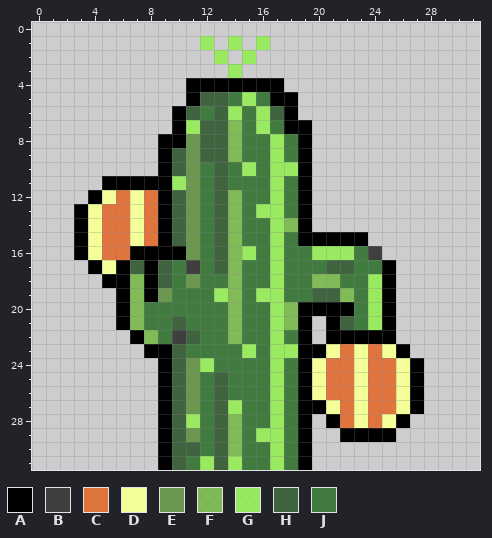
Two states of a pixel-art sprite, Assets/Sprites/CactusPlant/cactusup3.png. Above is the file before it was changed.
The file is 32x32 pixels.
Palette (. is transparent): A #000000  B #3f3f3f  C #df743f  D #f4ff99  E #5f903fe0  F #71b73fd4  G #8af33fc4  H #40643f  J #417b3f
Now the later version:
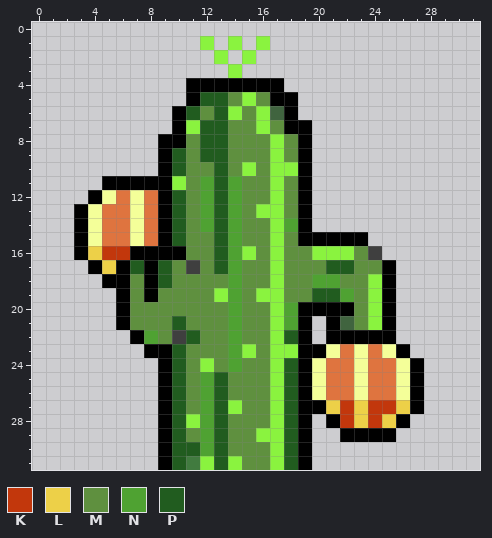
Colours new in this view: K #c2370c  L #edd048  M #5f903f  N #4fa232  P #215c1f
Diff:
@@ palette @@
-G #8af33fc4
+G #8af33f
@@ x 0..31 @@
  4 ...........AAAAAAA..............
- 5 ...........AHHJGJAA.............
- 6 ..........AHJHGJGHA.............
- 7 ..........AGHHFJGJAA............
- 8 .........AAEHHFJJGJA............
- 9 .........AHEHHFJJGJA............
-10 .........AHEJHJGJGGA............
-11 .....AAAAAGEJHJJJGJA............
-12 ....ADCDCAHEJHFJJGJA............
-13 ...ADCCDCAHEJHFJGGJA............
-14 ...ADCCDCAHEJHFJJGFA............
-15 ...ADCCDCAHEJHFJJGJAAAAA........
-16 ...ADCCAAAAEJHFGJGJJGGGJB.......
-17 ....ADAHAHJBJHFJJGJJJHHJJA......
-18 .....AAFAHJEJJFJJGJJFFJJGA......
-19 ......AFAEJJJGFJGGJJHHFJGA......
-20 ......AFJJJJJJFJJGFAAAAJGA......
-21 ......AFJJHJJJFJJGFA.AHJGA......
-22 .......AFJBHJJFJJGJA.AAAAA......
-23 ........AAHJJJJGJGGAADCDCDA.....
-24 .........AHEGJJJJGJADCCDCCDA....
-25 .........AHEJHJJJGJADCCDCCDA....
-26 .........AHEJHJJJGJADCCDCCDA....
-27 .........AHEJHGJJGJAADCDCCDA....
-28 .........AHGJHFJJGJA.ACDCDA.....
-29 .........AHEJHFJGGJA..AAAA......
-30 .........AHHJHFJJGJA............
-31 .........AHJGHGJJGJA............
+ 5 ...........APPMGMAA.............
+ 6 ..........APMPGMGHA.............
+ 7 ..........AGPPMMGMAA............
+ 8 .........AAMPPMMMGMA............
+ 9 .........APMPPMMMGMA............
+10 .........APMMPMGMGGA............
+11 .....AAAAAGMNPNMMGMA............
+12 ....ADCDCAPMNPNMMGMA............
+13 ...ADCCDCAPMNPNMGGMA............
+14 ...ADCCDCAPMNPNMMGNA............
+15 ...ADCCDCAPMMPNMMGMAAAAA........
+16 ...ALKKAAAAMMPNGMGMMGGGMB.......
+17 ....ALAPAPMBMPNMMGMMMPPMMA......
+18 .....AAMAPMMMMNMMGMMNNMMGA......
+19 ......AMAMMMMGNMGGMMPPNMGA......
+20 ......AMMMMMMMNMMGNAAAAMGA......
+21 ......AMMMPMMMNMMGNA.AHMGA......
+22 .......ANMBPMMNMMGPA.AAAAA......
+23 ........AAPMMMNGMGGAADCDCDA.....
+24 .........APMGMNMMGPADCCDCCDA....
+25 .........APMNPMMMGPADCCDCCDA....
+26 .........APMNPMMMGPADCCDCCDA....
+27 .........APMNPGMMGPAALKLKKLA....
+28 .........APGNPMMMGPA.AKLKLA.....
+29 .........APMNPMMGGPA..AAAA......
+30 .........APPNPMMMGPA............
+31 .........APJGPGMMGPA............
Changed places in both pictures, as pixel boxes (x1, y1, x2, y2):
changed: (88, 36, 410, 470)
